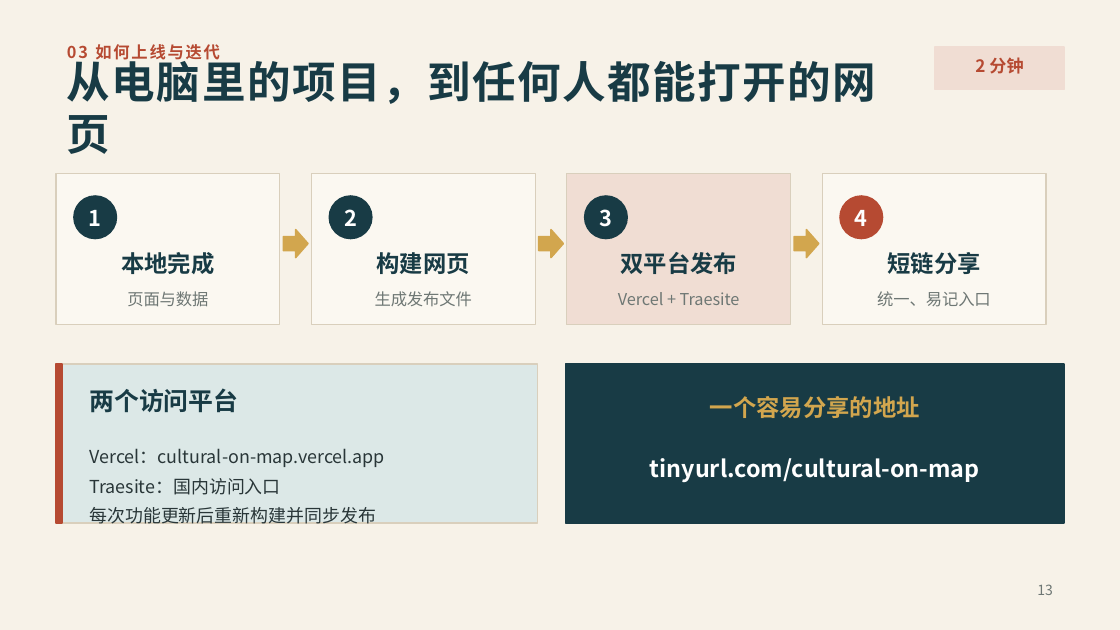
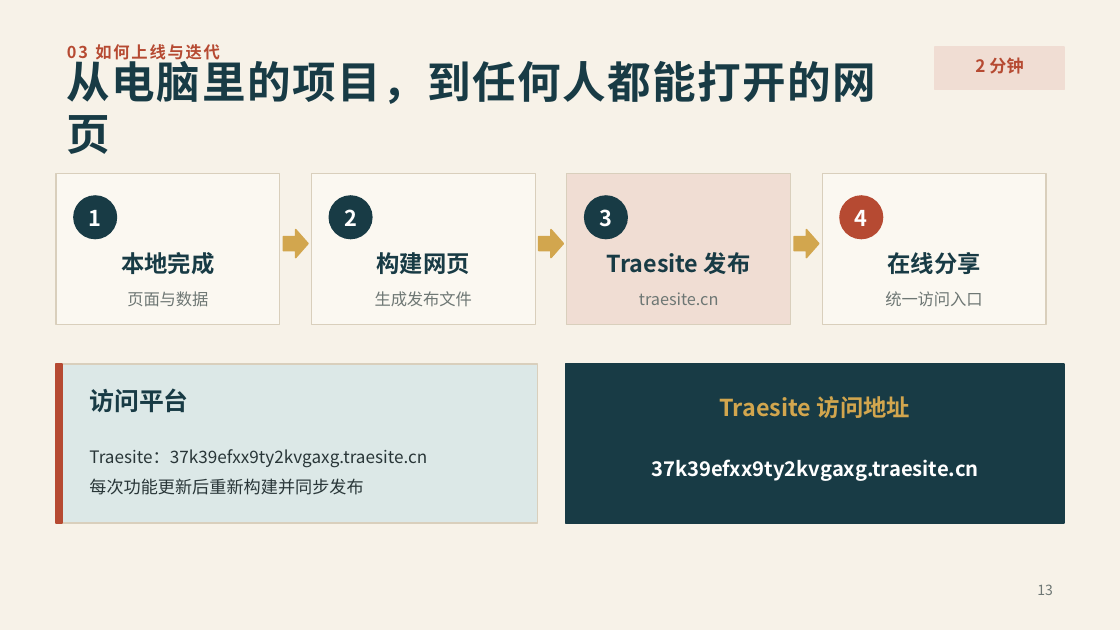
Before and after one commit to LiangjiChen/cultural-on-map, a slide deck: slide 13 of ppt-share/诗词山河-科普分享.pptx. Drawn at 1120x630 pixels with LibreOffice and Linux fonts; fonts in the diff are those of the drawing. Boxes give left, top, right and bottom in pixels: in the first picture for what was removed or moved away, otherwise in the second. Text is boxed around its words. In the diff, an @@ line names an element or a change of style, - is before the commit and + after.

```diff
--- a/ppt-share/诗词山河-科普分享.pptx
+++ b/ppt-share/诗词山河-科普分享.pptx
@@ text at (607,252,751,274): text changed @@
-双平台发布
+Traesite 发布
@@ text at (887,252,980,274): text changed @@
-短链分享
+在线分享
@@ text at (639,292,719,305): text changed @@
-Vercel + Traesite
+traesite.cn
@@ text at (885,291,982,306): text changed @@
-统一、易记入口
+统一访问入口
@@ text at (89,388,188,412): text changed @@
-两个访问平台
+访问平台
@@ text at (720,396,910,418): text changed @@
-一个容易分享的地址
+Traesite 访问地址
@@ text at (89,449,427,468): text changed; size 11.5 to 11 pt @@
-Vercel：cultural-on-map.vercel.app
-Traesite：国内访问入口
+Traesite：37k39efxx9ty2kvgaxg.traesite.cn
@@ text at (89,478,363,495): size 11.5 to 11 pt in "每次功能更新后重新构建并同步发布" @@
@@ text at (651,459,978,481): text changed; size 15 to 13 pt @@
-tinyurl.com/cultural-on-map
+37k39efxx9ty2kvgaxg.traesite.cn
```
Also in this commit, not shown: 1 other file.
